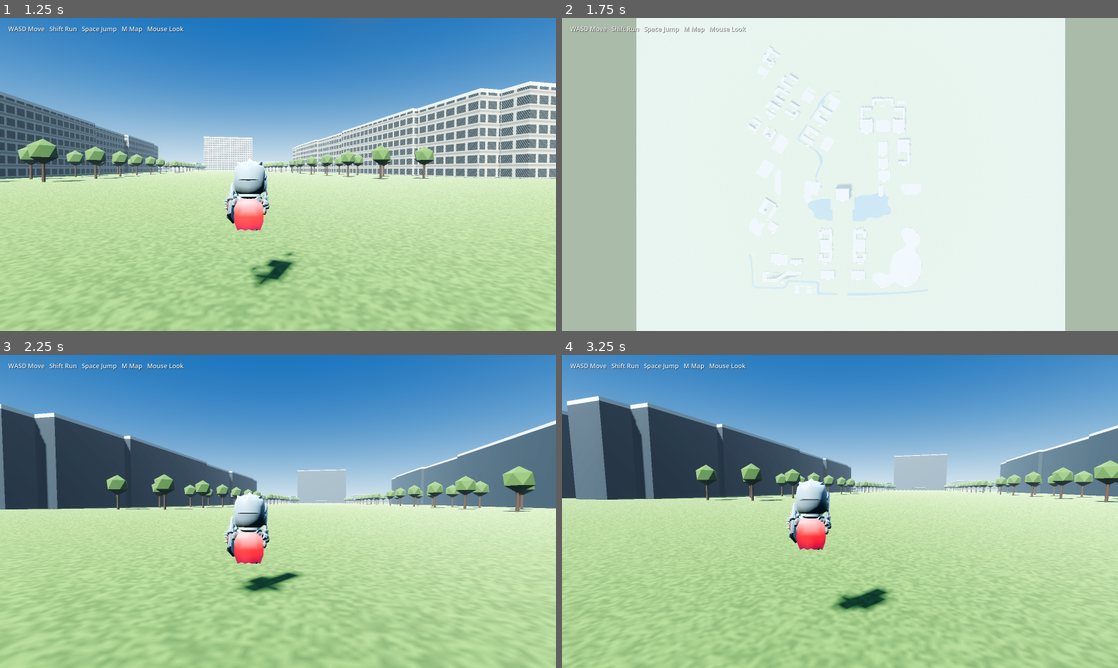
Above: before the commit, frames 1-4 (two rows, left to right).
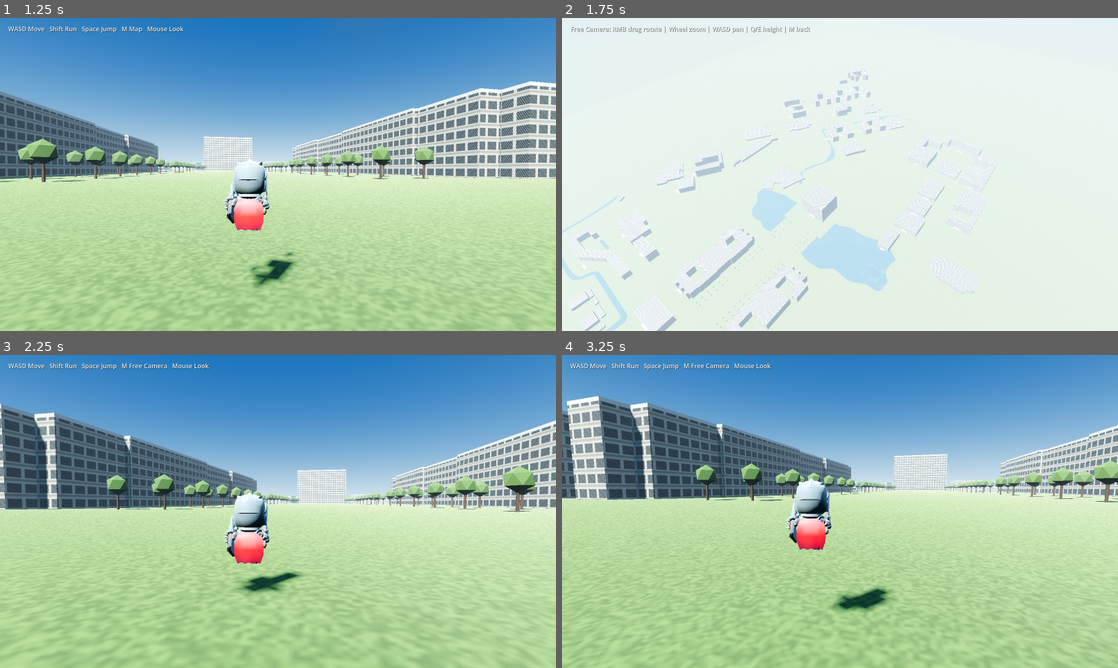
Above: after the commit, the same moments.

Repository: M1ghty32/M1ghty_2wy
Game: Godot game, scene res://main.tscn
Same seed, same stepped clock (60 frames per second), same inputs: the game is played once before the commit and once after it.
Inputs (mouse positions are in pixels of both pictures, inside the frame that each line leads up to):
- Up to frame 1 (1.25 s): tap Enter at 0.5 s; move the mouse to (305, 174) at 0.52 s; hold W from 0.53 s (still down); hold E from 0.53 s (still down); tap Space at 0.77 s; tap Q at 0.8 s
- Up to frame 2 (1.75 s): keep holding W; move the mouse to (812, 174) at 1.27 s; release E at 1.28 s; tap Q at 1.35 s; tap Space at 1.52 s; tap M at 1.55 s
- Up to frame 3 (2.25 s): keep holding W; move the mouse to (289, 505) at 2.02 s; hold E from 2.03 s (still down); tap M at 2.1 s
- Up to frame 4 (3.25 s): keep holding W; move the mouse to (834, 517) at 2.77 s; release E at 2.78 s; tap E at 2.85 s; tap Space at 3.02 s; tap Q at 3.05 s

Frame 1 is identical in both runs. In frame 2, 28% of the frame differs, in the area x 0-100%, y 0-100%; in frame 3, 9.0%; in frame 4, 9.2%.
Error before the commit: Invalid access of index '1' on a base object of type: 'String'. (res://main.gd:582)
Error after the commit: Invalid access of index '1' on a base object of type: 'String'. (res://main.gd:588)

Commit message:
feat(camera): free orbit camera (RMB rotate, wheel zoom, WASD pan, Q/E height) + far ground

Diff:
--- a/city-twin/godot/main.gd
+++ b/city-twin/godot/main.gd
@@ -11,8 +11,12 @@
 var shot_path: String = ""
 var use_glb: bool = false
 var anim_player: AnimationPlayer
-var overview_cam: Camera3D
-var overview_on: bool = false
+var free_cam: Camera3D
+var free_on: bool = false
+var free_target := Vector3(190, 0, -190)
+var free_yaw := 0.65
+var free_pitch := 0.75
+var free_dist := 980.0
 var hud: Label
 var bld_meshes: Array[MeshInstance3D] = []
 var overview_mat: StandardMaterial3D
@@ -185,6 +189,16 @@
 	add_child(fill)
 
 func _build_ground() -> void:
+	var far_ground := MeshInstance3D.new()
+	var far_plane := PlaneMesh.new()
+	far_plane.size = Vector2(12000, 12000)
+	far_ground.mesh = far_plane
+	var far_mat := StandardMaterial3D.new()
+	far_mat.albedo_color = Color(0.28, 0.35, 0.22)
+	far_mat.roughness = 0.95
+	far_ground.material_override = far_mat
+	far_ground.position = Vector3(190, -0.08, -190)
+	add_child(far_ground)
 	var floor_body := StaticBody3D.new()
 	var floor_shape := CollisionShape3D.new()
 	var floor_box := BoxShape3D.new()
@@ -517,32 +531,24 @@
 	st.add_vertex(b)
 	st.add_vertex(c)
 
-func _toggle_overview() -> void:
-	overview_on = not overview_on
-	if overview_mat == null:
-		overview_mat = StandardMaterial3D.new()
-		overview_mat.albedo_color = Color(0.42, 0.44, 0.47)
-		overview_mat.roughness = 0.9
-	for mi in bld_meshes:
-		if overview_on:
-			mi.material_override = overview_mat
-		else:
-			mi.material_override = null
-	if overview_on:
-		if overview_cam == null:
-			overview_cam = Camera3D.new()
-			overview_cam.projection = Camera3D.PROJECTION_ORTHOGONAL
-			overview_cam.size = 1750.0
-			overview_cam.near = 1.0
-			overview_cam.far = 3000.0
-			add_child(overview_cam)
-		overview_cam.global_position = Vector3(190, 1400, -190)
-		overview_cam.rotation_degrees = Vector3(-90, 0, 0)
-		overview_cam.current = true
+func _toggle_free_cam() -> void:
+	free_on = not free_on
+	if free_on:
+		if free_cam == null:
+			free_cam = Camera3D.new()
+			free_cam.fov = 55
+			free_cam.near = 1.0
+			free_cam.far = 6000.0
+			add_child(free_cam)
+		free_cam.current = true
+		Input.mouse_mode = Input.MOUSE_MODE_VISIBLE
+		hud.text = "Free Camera: RMB drag rotate | Wheel zoom | WASD pan | Q/E height | M back"
 	else:
-		if overview_cam:
-			overview_cam.current = false
+		if free_cam:
+			free_cam.current = false
 		cam.current = true
+		Input.mouse_mode = Input.MOUSE_MODE_CAPTURED
+		hud.text = "WASD Move   Shift Run   Space Jump   M Free Camera   Mouse Look"
 
 func _build_hud() -> void:
 	var layer := CanvasLayer.new()
@@ -599,15 +605,35 @@
 
 func _input(event: InputEvent) -> void:
 	if event is InputEventKey and event.pressed and event.keycode == KEY_M:
-		_toggle_overview()
-	if event is InputEventMouseMotion and Input.mouse_mode == Input.MOUSE_MODE_CAPTURED and not overview_on:
+		_toggle_free_cam()
+	if free_on and event is InputEventMouseMotion and (event.button_mask & MOUSE_BUTTON_MASK_RIGHT):
+		free_yaw -= event.relative.x * 0.005
+		free_pitch = clamp(free_pitch - event.relative.y * 0.005, 0.12, 1.5)
+	if free_on and event is InputEventMouseButton:
+		if event.pressed and event.button_index == MOUSE_BUTTON_WHEEL_UP:
+			free_dist = max(80.0, free_dist * 0.88)
+		if event.pressed and event.button_index == MOUSE_BUTTON_WHEEL_DOWN:
+			free_dist = min(3200.0, free_dist * 1.12)
+	if event is InputEventMouseMotion and Input.mouse_mode == Input.MOUSE_MODE_CAPTURED and not free_on:
 		player.rotate_y(-event.relative.x * 0.0022)
 		pitch = clamp(pitch - event.relative.y * 0.0018, -0.9, 0.4)
 		cam.rotation.x = pitch
 
 func _physics_process(delta: float) -> void:
-	if overview_on:
+	if free_on:
 		player.velocity = Vector3.ZERO
+		var fwd := Vector3(-sin(free_yaw), 0, -cos(free_yaw))
+		var right := Vector3(cos(free_yaw), 0, -sin(free_yaw))
+		var spd := 260.0 * delta
+		if Input.is_key_pressed(KEY_W): free_target += fwd * spd
+		if Input.is_key_pressed(KEY_S): free_target -= fwd * spd
+		if Input.is_key_pressed(KEY_D): free_target += right * spd
+		if Input.is_key_pressed(KEY_A): free_target -= right * spd
+		if Input.is_key_pressed(KEY_E): free_target.y += spd
+		if Input.is_key_pressed(KEY_Q): free_target.y -= spd
+		var off := Vector3(cos(free_pitch) * sin(free_yaw), sin(free_pitch), cos(free_pitch) * cos(free_yaw)) * free_dist
+		free_cam.global_position = free_target + off
+		free_cam.look_at(free_target, Vector3.UP)
 		return
 	var input := Vector3.ZERO
 	if Input.is_key_pressed(KEY_W): input.z -= 1
@@ -651,7 +677,8 @@
 		cam.position.z = lerp(cam.position.z, clamp(dist, 0.9, want), 0.35)
 
 func _process(_delta: float) -> void:
-	_update_camera_collision()
+	if not free_on:
+		_update_camera_collision()
 	frames += 1
 	if shot_path != "" and frames == 25 and anim_player and anim_walk != "":
 		anim_player.play(anim_walk)
